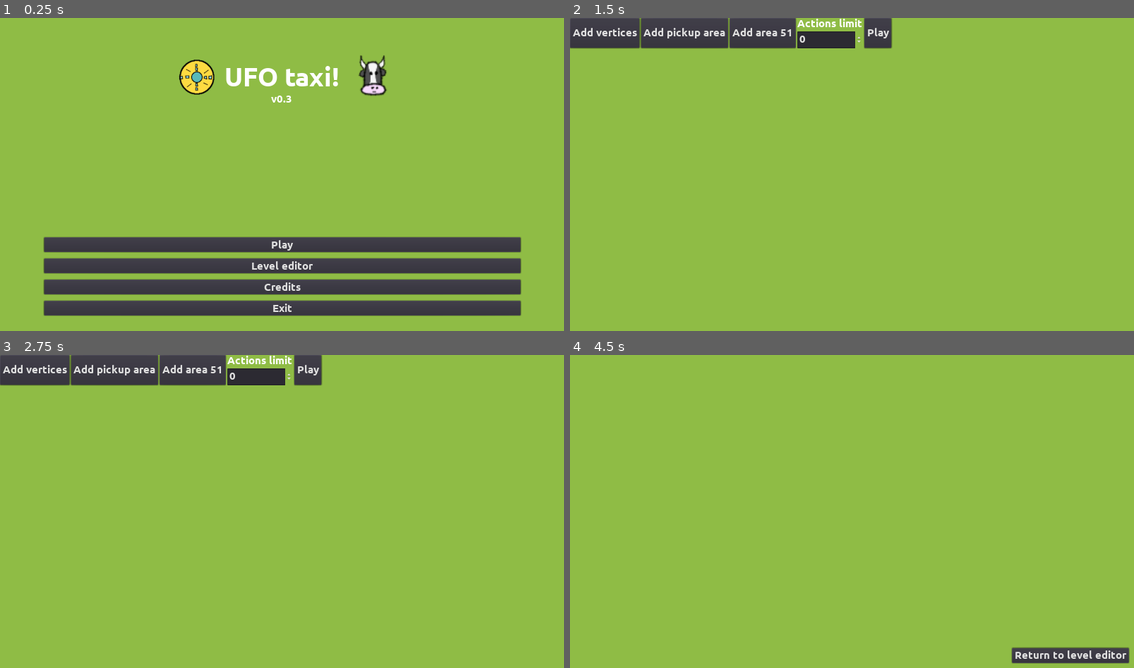
Above: before the commit, frames 1-4 (two rows, left to right).
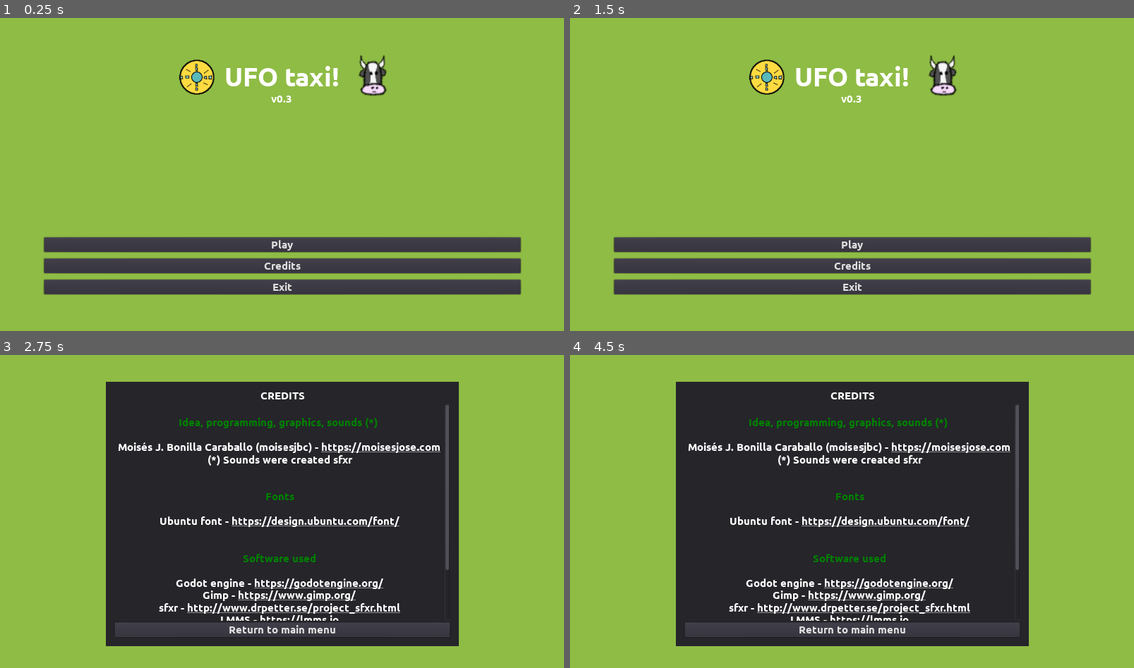
Above: after the commit, the same moments.

Repository: moisesjbc/ufo-taxi
Game: Godot game, scene res://menus/main_menu/main_menu.tscn
Two runs of this game, one before a commit and one after it. Both use one fixed random seed, a clock stepped at 60 frames per second and the inputs below.
Inputs (mouse positions are in pixels of both pictures, inside the frame that each line leads up to):
- Up to frame 1 (0.25 s): no input
- Up to frame 2 (1.5 s): click (852, 265) at 0.5 s, where only the run before the commit has a clickable "Level editor"; click (852, 293) at 1.25 s, where only the run after the commit has a clickable "Return to main menu"
- Up to frame 3 (2.75 s): click (282, 602) at 2 s, where only the run after the commit has a clickable "Credits"
- Up to frame 4 (4.5 s): click (880, 370) at 2.75 s, where only the run before the commit has a clickable "Play"; click (1071, 655) at 3.5 s, where only the run before the commit has a clickable "Return to level editor"; click (880, 370) at 4.25 s, where only the run before the commit has a clickable "Play"

The runs differ from the first frame. In frame 1, 4.6% of the frame differs, in the area x 7-93%, y 77-96%; in frame 2, 20%; in frame 3, 57%, in the area x 0-82%, y 0-94%; in frame 4, 54%.
Error before the commit: Invalid get index '0' (on base: 'Array'). (res://gameplay/player/player.gd:20)

Commit message:
Level editor is now opened when adding a new level

Diff:
--- a/godot-project/menus/level_selector/level_selector.gd
+++ b/godot-project/menus/level_selector/level_selector.gd
@@ -29,3 +29,5 @@
 	var level_id: int = len(campaign_manager.level_ids)
 	level_manager.create_campaign_level(level_id)
 	campaign_manager.add_level(level_id)
+
+	get_tree().change_scene("res://level_editor/main/level_editor.tscn")
--- a/godot-project/menus/main_menu/main_menu.gd
+++ b/godot-project/menus/main_menu/main_menu.gd
@@ -15,7 +15,3 @@
 
 func _on_credits_button_pressed():
 	get_tree().change_scene("res://menus/credits_menu/credits_menu.tscn")
-
-
-func _on_level_editor_button_pressed():
-	get_tree().change_scene("res://level_editor/main/level_editor.tscn")
--- a/godot-project/menus/main_menu/main_menu.tscn
+++ b/godot-project/menus/main_menu/main_menu.tscn
@@ -76,7 +76,7 @@
 [node name="buttons_container" type="VBoxContainer" parent="margin_container/vbox_container"]
 margin_top = 400.0
 margin_right = 1080.0
-margin_bottom = 581.0
+margin_bottom = 532.0
 custom_constants/separation = 15
 
 [node name="start_game_button" type="Button" parent="margin_container/vbox_container/buttons_container"]
@@ -84,24 +84,17 @@
 margin_bottom = 34.0
 text = "Play"
 
-[node name="level_editor_button" type="Button" parent="margin_container/vbox_container/buttons_container"]
+[node name="credits_button" type="Button" parent="margin_container/vbox_container/buttons_container"]
 margin_top = 49.0
 margin_right = 1080.0
 margin_bottom = 83.0
-text = "Level editor"
+text = "Credits"
 
-[node name="credits_button" type="Button" parent="margin_container/vbox_container/buttons_container"]
+[node name="exit_button" type="Button" parent="margin_container/vbox_container/buttons_container"]
 margin_top = 98.0
 margin_right = 1080.0
 margin_bottom = 132.0
-text = "Credits"
-
-[node name="exit_button" type="Button" parent="margin_container/vbox_container/buttons_container"]
-margin_top = 147.0
-margin_right = 1080.0
-margin_bottom = 181.0
 text = "Exit"
 [connection signal="pressed" from="margin_container/vbox_container/buttons_container/start_game_button" to="." method="_on_start_game_button_pressed"]
-[connection signal="pressed" from="margin_container/vbox_container/buttons_container/level_editor_button" to="." method="_on_level_editor_button_pressed"]
 [connection signal="pressed" from="margin_container/vbox_container/buttons_container/credits_button" to="." method="_on_credits_button_pressed"]
 [connection signal="pressed" from="margin_container/vbox_container/buttons_container/exit_button" to="." method="_on_exit_button_pressed"]
